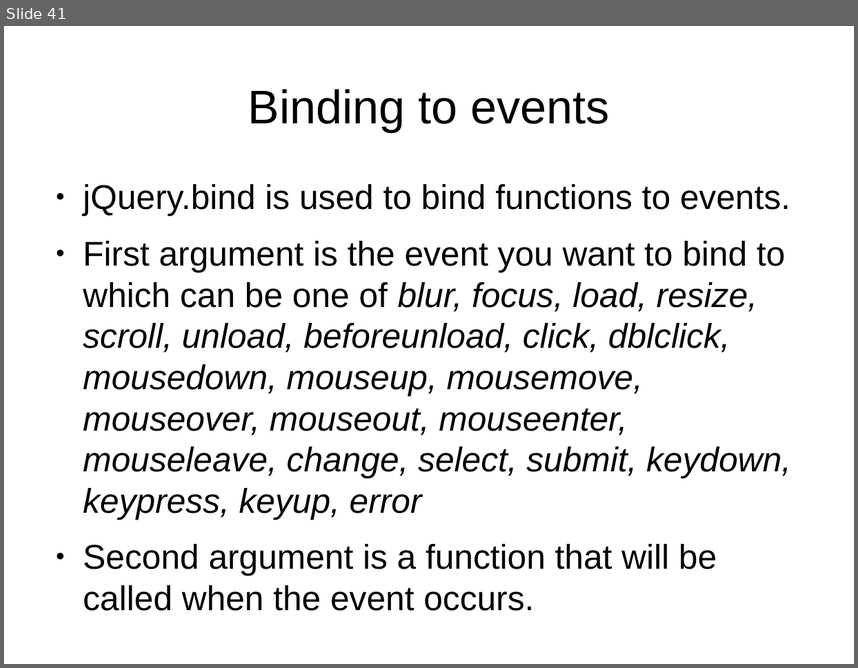
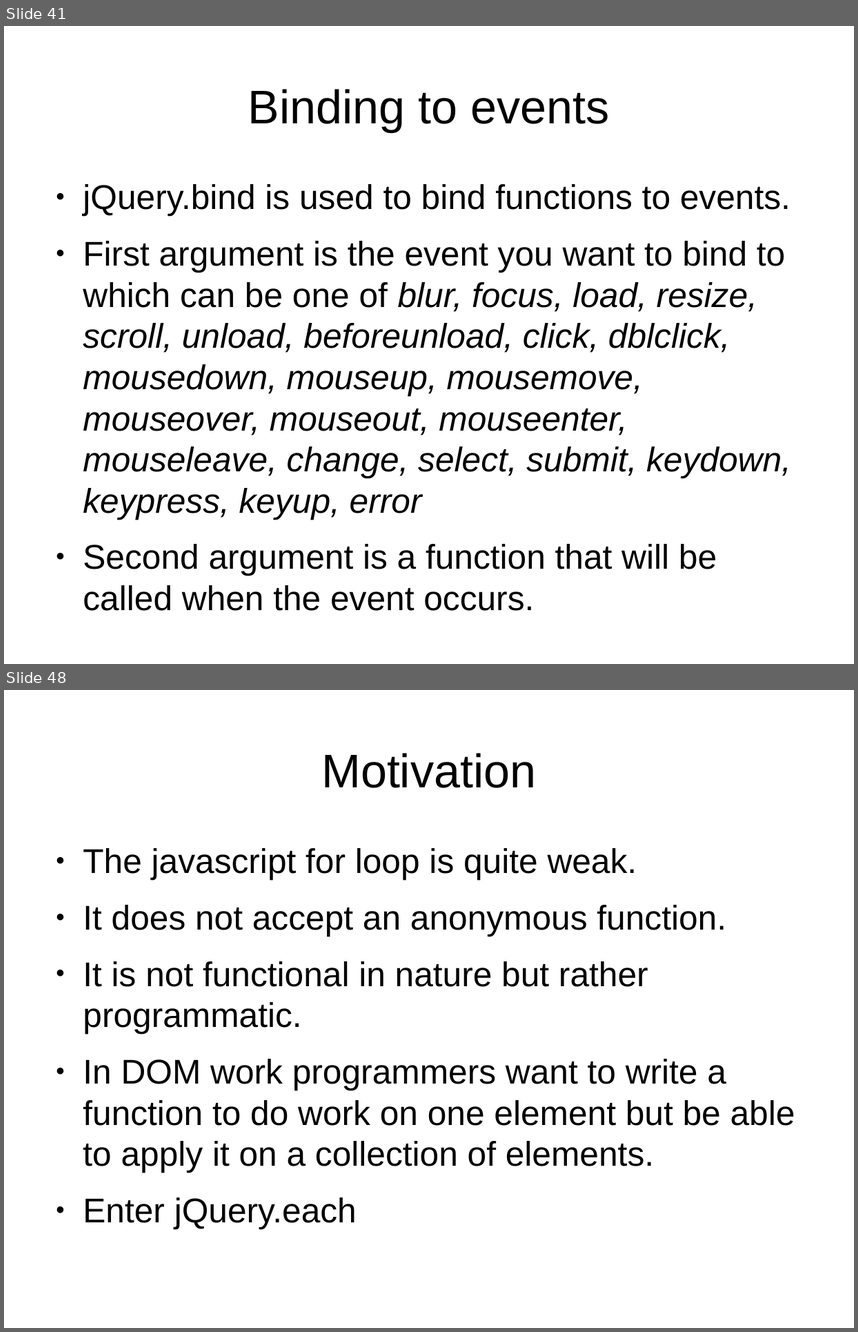
Before and after one commit to veltzer/demos, a slide deck: javascript/jquery/doc/jquery.odp. Shown one above the other, each under a label of ours: slide 41 before the commit, slides 41 and 48 after it; the slides between them are not shown. The pictures are 858x668 and 858x1332 pixels, drawn with LibreOffice and Linux fonts; fonts in the diff are those of the drawing. Boxes give left, top, right and bottom in pixels: in the first picture for what was removed or moved away, otherwise in the second. Text is boxed around its words. In the diff, an @@ line names an element or a change of style, - is before the commit and + after.

```diff
--- a/javascript/jquery/doc/jquery.odp
+++ b/javascript/jquery/doc/jquery.odp
@@ slide 48 added at (4,690,854,1328), background #FFFFFF @@
@@ title added at (321,753,536,788), 44 pt, text #000000 @@
+Motivation
@@ text added at (83,848,795,1228), 32 pt, text #000000 @@
+● The javascript for loop is quite weak.
+● It does not accept an anonymous function.
+● It is not functional in nature but rather programmatic.
+● In DOM work programmers want to write a function to do work on one element but be able to apply it on a collection of elements.
+● Enter jQuery.each
```
Also in this commit, not shown: 2 slides changed, 7 other slides added, 3 other files.
